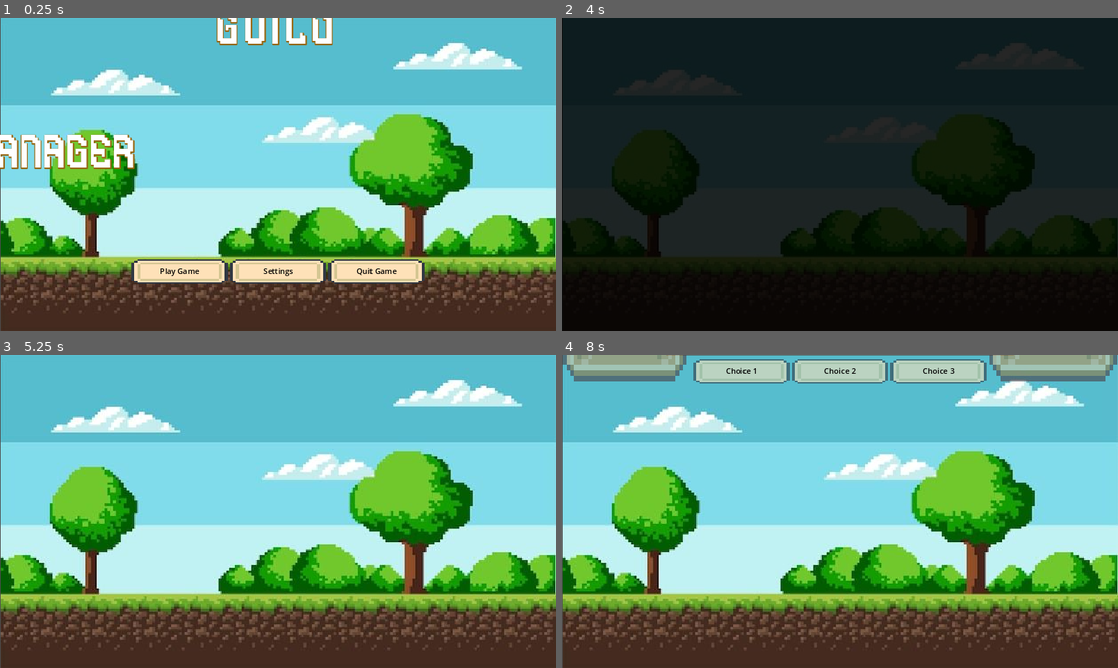
Above: before the commit, frames 1-4 (two rows, left to right).
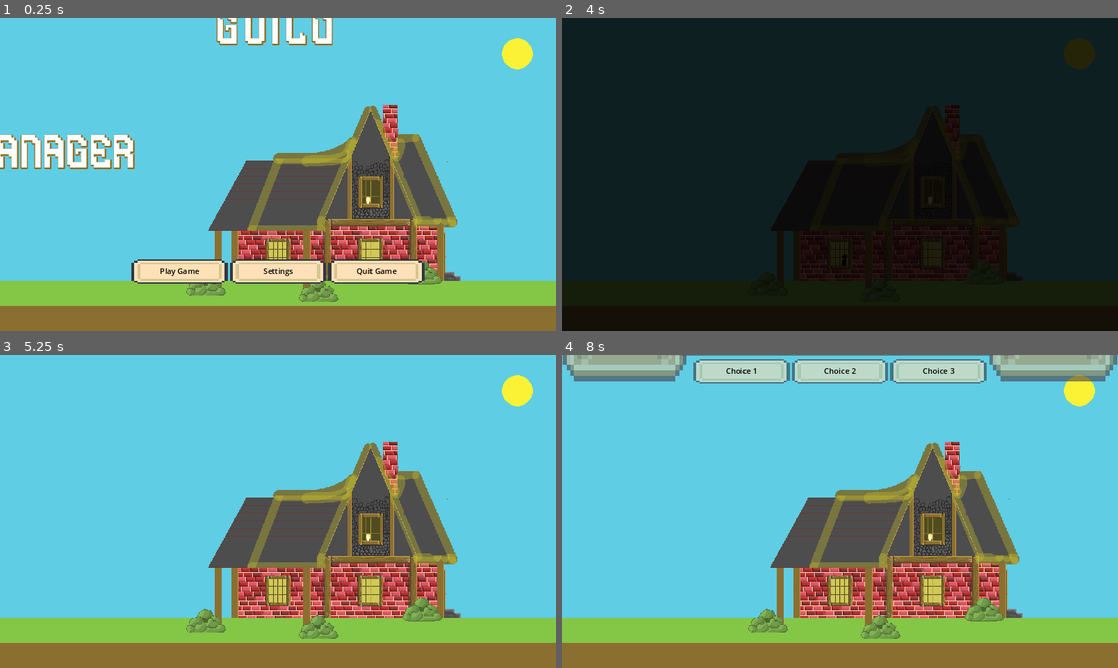
Above: after the commit, the same moments.

Repository: oznoGo7/guildManager
Game: Godot game, scene res://UI/2D Scenes/menu.tscn
Two runs of this game, one before a commit and one after it. Both use one fixed random seed, a clock stepped at 60 frames per second and the inputs below. Sound files missing from this copy of the repository are replaced by a short silence.
Inputs (mouse positions are in pixels of both pictures, inside the frame that each line leads up to):
- Up to frame 1 (0.25 s): no input
- Up to frame 2 (4 s): click "Settings" at 0.5 s; click "Back" at 1.25 s; click "Main Menu" at 2 s; click "Play Game" at 2.75 s; click "Play Game" at 3.5 s
- Up to frame 3 (5.25 s): move the mouse to (400, 495) at 4.27 s; move the mouse to (166, 527) at 5.02 s
- Up to frame 4 (8 s): tap Enter at 5.75, 7.25 s; move the mouse to (895, 442) at 5.77 s; tap Space at 6.5 s; move the mouse to (812, 574) at 6.52 s; move the mouse to (1006, 558) at 7.27 s

The runs differ from the first frame. In frame 1, 70% of the frame differs, in the area x 0-100%, y 0-100%; in frame 2, 19%; in frame 3, 76%; in frame 4, 76%.

Commit message:
Graphic Overhaul and bug fixes
Major overhaul using heathers graphics and animations

Diff:
--- /dev/null
+++ b/Artwork/Sprites/Window.tres
@@ -0,0 +1,319 @@
+[gd_resource type="SpriteFrames" load_steps=46 format=3 uid="uid://bhqmsqisx4ul3"]
+
+[ext_resource type="Texture2D" uid="uid://cdyv6h4p2ya85" path="res://Artwork/Sprites/Background/Window Sill Walk-by-Sheet.png" id="1_q7ewm"]
+
+[sub_resource type="AtlasTexture" id="AtlasTexture_kf2hh"]
+atlas = ExtResource("1_q7ewm")
+region = Rect2(0, 0, 36, 48)
+
+[sub_resource type="AtlasTexture" id="AtlasTexture_v7bb4"]
+atlas = ExtResource("1_q7ewm")
+region = Rect2(36, 0, 36, 48)
+
+[sub_resource type="AtlasTexture" id="AtlasTexture_1ln11"]
+atlas = ExtResource("1_q7ewm")
+region = Rect2(72, 0, 36, 48)
+
+[sub_resource type="AtlasTexture" id="AtlasTexture_rdli6"]
+atlas = ExtResource("1_q7ewm")
+region = Rect2(108, 0, 36, 48)
+
+[sub_resource type="AtlasTexture" id="AtlasTexture_ql462"]
+atlas = ExtResource("1_q7ewm")
+region = Rect2(144, 0, 36, 48)
+
+[sub_resource type="AtlasTexture" id="AtlasTexture_og02u"]
+atlas = ExtResource("1_q7ewm")
+region = Rect2(180, 0, 36, 48)
+
+[sub_resource type="AtlasTexture" id="AtlasTexture_rv74g"]
+atlas = ExtResource("1_q7ewm")
+region = Rect2(216, 0, 36, 48)
+
+[sub_resource type="AtlasTexture" id="AtlasTexture_idn5w"]
+atlas = ExtResource("1_q7ewm")
+region = Rect2(252, 0, 36, 48)
+
+[sub_resource type="AtlasTexture" id="AtlasTexture_eqjh4"]
+atlas = ExtResource("1_q7ewm")
+region = Rect2(288, 0, 36, 48)
+
+[sub_resource type="AtlasTexture" id="AtlasTexture_6qgys"]
+atlas = ExtResource("1_q7ewm")
+region = Rect2(324, 0, 36, 48)
+
+[sub_resource type="AtlasTexture" id="AtlasTexture_6iiol"]
+atlas = ExtResource("1_q7ewm")
+region = Rect2(360, 0, 36, 48)
+
+[sub_resource type="AtlasTexture" id="AtlasTexture_ylb18"]
+atlas = ExtResource("1_q7ewm")
+region = Rect2(396, 0, 36, 48)
+
+[sub_resource type="AtlasTexture" id="AtlasTexture_bawns"]
+atlas = ExtResource("1_q7ewm")
+region = Rect2(432, 0, 36, 48)
+
+[sub_resource type="AtlasTexture" id="AtlasTexture_mvdtq"]
+atlas = ExtResource("1_q7ewm")
+region = Rect2(468, 0, 36, 48)
+
+[sub_resource type="AtlasTexture" id="AtlasTexture_bypmx"]
+atlas = ExtResource("1_q7ewm")
+region = Rect2(504, 0, 36, 48)
+
+[sub_resource type="AtlasTexture" id="AtlasTexture_sgw81"]
+atlas = ExtResource("1_q7ewm")
+region = Rect2(540, 0, 36, 48)
+
+[sub_resource type="AtlasTexture" id="AtlasTexture_q4084"]
+atlas = ExtResource("1_q7ewm")
+region = Rect2(576, 0, 36, 48)
+
+[sub_resource type="AtlasTexture" id="AtlasTexture_2n06e"]
+atlas = ExtResource("1_q7ewm")
+region = Rect2(612, 0, 36, 48)
+
+[sub_resource type="AtlasTexture" id="AtlasTexture_artug"]
+atlas = ExtResource("1_q7ewm")
+region = Rect2(648, 0, 36, 48)
+
+[sub_resource type="AtlasTexture" id="AtlasTexture_8aq1o"]
+atlas = ExtResource("1_q7ewm")
+region = Rect2(684, 0, 36, 48)
+
+[sub_resource type="AtlasTexture" id="AtlasTexture_ya2ra"]
+atlas = ExtResource("1_q7ewm")
+region = Rect2(720, 0, 36, 48)
+
+[sub_resource type="AtlasTexture" id="AtlasTexture_e47ts"]
+atlas = ExtResource("1_q7ewm")
+region = Rect2(756, 0, 36, 48)
+
+[sub_resource type="AtlasTexture" id="AtlasTexture_42ve5"]
+atlas = ExtResource("1_q7ewm")
+region = Rect2(792, 0, 36, 48)
+
+[sub_resource type="AtlasTexture" id="AtlasTexture_jxyo2"]
+atlas = ExtResource("1_q7ewm")
+region = Rect2(828, 0, 36, 48)
+
+[sub_resource type="AtlasTexture" id="AtlasTexture_lhgcc"]
+atlas = ExtResource("1_q7ewm")
+region = Rect2(864, 0, 36, 48)
+
+[sub_resource type="AtlasTexture" id="AtlasTexture_ynjsx"]
+atlas = ExtResource("1_q7ewm")
+region = Rect2(900, 0, 36, 48)
+
+[sub_resource type="AtlasTexture" id="AtlasTexture_kw1tn"]
+atlas = ExtResource("1_q7ewm")
+region = Rect2(936, 0, 36, 48)
+
+[sub_resource type="AtlasTexture" id="AtlasTexture_vtpyi"]
+atlas = ExtResource("1_q7ewm")
+region = Rect2(972, 0, 36, 48)
+
+[sub_resource type="AtlasTexture" id="AtlasTexture_8pwn1"]
+atlas = ExtResource("1_q7ewm")
+region = Rect2(1008, 0, 36, 48)
+
+[sub_resource type="AtlasTexture" id="AtlasTexture_jkbua"]
+atlas = ExtResource("1_q7ewm")
+region = Rect2(1044, 0, 36, 48)
+
+[sub_resource type="AtlasTexture" id="AtlasTexture_81uhy"]
+atlas = ExtResource("1_q7ewm")
+region = Rect2(1080, 0, 36, 48)
+
+[sub_resource type="AtlasTexture" id="AtlasTexture_xvv6c"]
+atlas = ExtResource("1_q7ewm")
+region = Rect2(1116, 0, 36, 48)
+
+[sub_resource type="AtlasTexture" id="AtlasTexture_aajgk"]
+atlas = ExtResource("1_q7ewm")
+region = Rect2(1152, 0, 36, 48)
+
+[sub_resource type="AtlasTexture" id="AtlasTexture_xje2i"]
+atlas = ExtResource("1_q7ewm")
+region = Rect2(1188, 0, 36, 48)
+
+[sub_resource type="AtlasTexture" id="AtlasTexture_p1poq"]
+atlas = ExtResource("1_q7ewm")
+region = Rect2(1224, 0, 36, 48)
+
+[sub_resource type="AtlasTexture" id="AtlasTexture_pipyv"]
+atlas = ExtResource("1_q7ewm")
+region = Rect2(1260, 0, 36, 48)
+
+[sub_resource type="AtlasTexture" id="AtlasTexture_hd8ob"]
+atlas = ExtResource("1_q7ewm")
+region = Rect2(1296, 0, 36, 48)
+
+[sub_resource type="AtlasTexture" id="AtlasTexture_mr78d"]
+atlas = ExtResource("1_q7ewm")
+region = Rect2(1332, 0, 36, 48)
+
+[sub_resource type="AtlasTexture" id="AtlasTexture_bmruw"]
+atlas = ExtResource("1_q7ewm")
+region = Rect2(1368, 0, 36, 48)
+
+[sub_resource type="AtlasTexture" id="AtlasTexture_y54si"]
+atlas = ExtResource("1_q7ewm")
+region = Rect2(1404, 0, 36, 48)
+
+[sub_resource type="AtlasTexture" id="AtlasTexture_8rrna"]
+atlas = ExtResource("1_q7ewm")
+region = Rect2(1440, 0, 36, 48)
+
+[sub_resource type="AtlasTexture" id="AtlasTexture_qigg6"]
+atlas = ExtResource("1_q7ewm")
+region = Rect2(1476, 0, 36, 48)
+
+[sub_resource type="AtlasTexture" id="AtlasTexture_ujxjl"]
+atlas = ExtResource("1_q7ewm")
+region = Rect2(1512, 0, 36, 48)
+
+[sub_resource type="AtlasTexture" id="AtlasTexture_qegqa"]
+atlas = ExtResource("1_q7ewm")
+region = Rect2(1548, 0, 36, 48)
+
+[resource]
+animations = [{
+"frames": [{
+"duration": 1.0,
+"texture": SubResource("AtlasTexture_kf2hh")
+}, {
+"duration": 1.0,
+"texture": SubResource("AtlasTexture_v7bb4")
+}, {
+"duration": 1.0,
+"texture": SubResource("AtlasTexture_1ln11")
+}, {
+"duration": 1.0,
+"texture": SubResource("AtlasTexture_rdli6")
+}, {
+"duration": 1.0,
+"texture": SubResource("AtlasTexture_ql462")
+}, {
+"duration": 1.0,
+"texture": SubResource("AtlasTexture_og02u")
+}, {
+"duration": 1.0,
+"texture": SubResource("AtlasTexture_rv74g")
+}, {
+"duration": 1.0,
+"texture": SubResource("AtlasTexture_idn5w")
+}, {
+"duration": 1.0,
+"texture": SubResource("AtlasTexture_eqjh4")
+}, {
+"duration": 1.0,
+"texture": SubResource("AtlasTexture_6qgys")
+}, {
+"duration": 1.0,
+"texture": SubResource("AtlasTexture_6iiol")
+}, {
+"duration": 1.0,
+"texture": SubResource("AtlasTexture_ylb18")
+}, {
+"duration": 1.0,
+"texture": SubResource("AtlasTexture_bawns")
+}, {
+"duration": 1.0,
+"texture": SubResource("AtlasTexture_mvdtq")
+}, {
+"duration": 1.0,
+"texture": SubResource("AtlasTexture_bypmx")
+}, {
+"duration": 1.0,
+"texture": SubResource("AtlasTexture_sgw81")
+}, {
+"duration": 1.0,
+"texture": SubResource("AtlasTexture_q4084")
+}, {
+"duration": 1.0,
+"texture": SubResource("AtlasTexture_2n06e")
+}, {
+"duration": 1.0,
+"texture": SubResource("AtlasTexture_artug")
+}, {
+"duration": 1.0,
+"texture": SubResource("AtlasTexture_8aq1o")
+}, {
+"duration": 1.0,
+"texture": SubResource("AtlasTexture_ya2ra")
+}, {
+"duration": 1.0,
+"texture": SubResource("AtlasTexture_e47ts")
+}, {
+"duration": 1.0,
+"texture": SubResource("AtlasTexture_42ve5")
+}, {
+"duration": 1.0,
+"texture": SubResource("AtlasTexture_jxyo2")
+}, {
+"duration": 1.0,
+"texture": SubResource("AtlasTexture_lhgcc")
+}, {
+"duration": 1.0,
+"texture": SubResource("AtlasTexture_ynjsx")
+}, {
+"duration": 1.0,
+"texture": SubResource("AtlasTexture_kw1tn")
+}, {
+"duration": 1.0,
+"texture": SubResource("AtlasTexture_vtpyi")
+}, {
+"duration": 1.0,
+"texture": SubResource("AtlasTexture_8pwn1")
+}, {
+"duration": 1.0,
+"texture": SubResource("AtlasTexture_jkbua")
+}, {
+"duration": 1.0,
+"texture": SubResource("AtlasTexture_81uhy")
+}, {
+"duration": 1.0,
+"texture": SubResource("AtlasTexture_xvv6c")
+}, {
+"duration": 1.0,
+"texture": SubResource("AtlasTexture_aajgk")
+}, {
+"duration": 1.0,
+"texture": SubResource("AtlasTexture_xje2i")
+}, {
+"duration": 1.0,
+"texture": SubResource("AtlasTexture_p1poq")
+}, {
+"duration": 1.0,
+"texture": SubResource("AtlasTexture_pipyv")
+}, {
+"duration": 1.0,
+"texture": SubResource("AtlasTexture_hd8ob")
+}, {
+"duration": 1.0,
+"texture": SubResource("AtlasTexture_mr78d")
+}, {
+"duration": 1.0,
+"texture": SubResource("AtlasTexture_bmruw")
+}, {
+"duration": 1.0,
+"texture": SubResource("AtlasTexture_y54si")
+}, {
+"duration": 1.0,
+"texture": SubResource("AtlasTexture_8rrna")
+}, {
+"duration": 1.0,
+"texture": SubResource("AtlasTexture_qigg6")
+}, {
+"duration": 1.0,
+"texture": SubResource("AtlasTexture_ujxjl")
+}, {
+"duration": 1.0,
+"texture": SubResource("AtlasTexture_qegqa")
+}],
+"loop": true,
+"name": &"Window Walk",
+"speed": 5.0
+}]
--- a/Game Scenes/game_scene.tscn
+++ b/Game Scenes/game_scene.tscn
@@ -14,8 +14,9 @@
 [ext_resource type="Texture2D" uid="uid://6hh016q1sx57" path="res://Artwork/UI/ValueBar_128x16.png" id="8_sgcg1"]
 [ext_resource type="Script" path="res://Game Scenes/guild_stats.gd" id="9_ij47d"]
 [ext_resource type="Texture2D" uid="uid://copiser3da2mr" path="res://Artwork/UI/ValueBlue_120x8.png" id="9_op4ep"]
-[ext_resource type="Texture2D" uid="uid://book7a248tnpj" path="res://Artwork/Sprites/IDLE.png" id="9_xm61m"]
+[ext_resource type="Texture2D" uid="uid://book7a248tnpj" path="res://Artwork/Sprites/Adventurer/IDLE.png" id="9_xm61m"]
 [ext_resource type="Texture2D" uid="uid://bmskdhi32s63o" path="res://Artwork/UI/ValueRed_120x8.png" id="10_ex2ks"]
+[ext_resource type="Texture2D" uid="uid://bw02n1a3u85bg" path="res://Artwork/Sprites/Church Book/book_06g.png" id="11_ui3nx"]
 [ext_resource type="Script" path="res://Game Scenes/guild_xp_bar.gd" id="14_2dm2u"]
 [ext_resource type="Script" path="res://Game Scenes/build_stats.gd" id="14_gkfxq"]
 [ext_resource type="PackedScene" uid="uid://js3538ytpx8l" path="res://UI/Labels/SettingsTitle.tscn" id="14_pgn0j"]
@@ -72,9 +73,14 @@
 "values": [1]
 }
 
+[sub_resource type="Animation" id="Animation_tn2wb"]
+resource_name = "Book"
+step = 0.1
+
 [sub_resource type="AnimationLibrary" id="AnimationLibrary_mwv3v"]
 _data = {
 "Adventurer": SubResource("Animation_2d6th"),
+"Book": SubResource("Animation_tn2wb"),
 "RESET": SubResource("Animation_1ee4s")
 }
 
@@ -168,6 +174,8 @@
 "speed": 5.0
 }]
 
+[sub_resource type="Theme" id="Theme_ee5yl"]
+
 [sub_resource type="StyleBoxTexture" id="StyleBoxTexture_mmif4"]
 texture = ExtResource("7_twdi5")
 modulate_color = Color(1, 1, 1, 0.6)
@@ -434,12 +442,12 @@
 anchor_right = 0.5
 anchor_bottom = 0.5
 offset_left = -304.0
-offset_top = -263.0
+offset_top = -231.5
 offset_right = 304.0
-offset_bottom = 263.0
-grow_horizontal = 2
-grow_vertical = 2
-theme_override_constants/separation = 20
+offset_bottom = 294.5
+grow_horizontal = 2
+grow_vertical = 2
+theme_override_constants/separation = 15
 alignment = 1
 
 [node name="Label" type="Label" parent="Level Up Options/VBoxContainer"]
@@ -488,6 +496,7 @@
 [node name="Increase Rep BTN" type="Button" parent="Level Up Options/VBoxContainer/HBoxContainer"]
 custom_minimum_size = Vector2(200, 400)
 layout_mode = 2
+theme = SubResource("Theme_ee5yl")
 
 [node name="Increase Rep LBL" type="Label" parent="Level Up Options/VBoxContainer/HBoxContainer/Increase Rep BTN"]
 layout_mode = 1
@@ -503,13 +512,20 @@
 grow_vertical = 0
 theme_override_colors/font_shadow_color = Color(0, 0, 0, 1)
 theme_override_constants/shadow_outline_size = 10
-text = "Increase Reputation with the Town (40%)
+text = "Donate to the Church Reputation +40%
 Cost 1000"
 horizontal_alignment = 1
 autowrap_mode = 2
 
+[node name="Sprite2D" type="Sprite2D" parent="Level Up Options/VBoxContainer/HBoxContainer/Increase Rep BTN"]
+position = Vector2(101, 175)
+scale = Vector2(2.5, 2.5)
+texture = ExtResource("11_ui3nx")
+
 [node name="Skip" type="Button" parent="Level Up Options/VBoxContainer"]
 layout_mode = 2
+theme_override_colors/font_outline_color = Color(0, 0, 0, 1)
+theme_override_constants/outline_size = 10
 text = "SKIP"
 
 [node name="Weekly Scenario Vbox" type="VBoxContainer" parent="."]
--- a/Manager/game_manager.gd
+++ b/Manager/game_manager.gd
@@ -246,7 +246,7 @@
 	option_1_lbl.text = "Choice 1: Send Adventurers (" + str(Globals.guild_members_needed) + " needed)"
 	option_2_lbl.text = "Choice 2: Negotiate a higher price (50% Success Rate)"
 	option_3_lbl.text = "Choice 3: Ignore the request"
-	reward_lbl.text = "Reward: " + str(current_scenario["reward"]) + " gold and " + str(current_scenario["xp"]) + " XP."
+	reward_lbl.text = "Reward: " + str(round(current_scenario["reward"])) + " gold and " + str(current_scenario["xp"]) + " XP."
 	choice_control_box.visible = true
 
 
@@ -280,7 +280,7 @@
 	if random_chance > 10:
 		print("Negotiated terms. Reward increased by x2!")
 		current_scenario["reward"] *= 1.25
-		reward_lbl.text = "Reward: " + str(current_scenario["reward"]) + " gold and " + str(current_scenario["xp"]) + " XP."
+		reward_lbl.text = "Reward: " + str(round(current_scenario["reward"])) + " gold and " + str(current_scenario["xp"]) + " XP."
 	else:
 		print("Failed Negotiations. Client has fled")
 		Globals.quests_left -= 1
@@ -507,6 +507,7 @@
 		move_quest_details_list()
 		weekly_scenario_vbox.visible = false
 	else:
+		$Audio.present_scenario_timer.stop()
 		quest_details_list.visible = false
 		eod.visible = false
 		game_over.visible = true
--- a/Manager/globals.gd
+++ b/Manager/globals.gd
@@ -134,6 +134,8 @@
 	else:
 		print("No Data Saved")
 		guild_xp = 0
+		get_tree().get_first_node_in_group("Guild XP Bar").value = 0
+		get_tree().get_first_node_in_group("Town Reputation Bar").value = .75
 		guild_level = 1
 		guild_gold = 100
 		guild_members_left = 5
--- a/UI/2D Scenes/menu_layout_ctrl.gd
+++ b/UI/2D Scenes/menu_layout_ctrl.gd
@@ -1,4 +1,9 @@
 extends Control
+
+
+@onready var window_walk_1: AnimationPlayer = $"Background/Window 1/Window Walk 1"
+@onready var window_walk_2: AnimationPlayer = $"Background/Window 2/Window Walk 2"
+
 
 func _ready() -> void:
 	Globals.load_data()
@@ -18,3 +23,14 @@
 	$"Title Labels/L".move_title_label()
 	$"Title Labels/D".move_title_label()
 	$"Title Labels/Manager".move_title_label()
+
+
+
+func _on_window_walking_1_timeout() -> void:
+	$"Background/Window 1/Window walking 1".wait_time = randi() % 60 + 20
+	window_walk_1.play("Window Walk 1")
+
+
+func _on_window_walking_2_timeout() -> void:
+	$"Background/Window 2/Window walking 2".wait_time = randi() % 60 + 30
+	window_walk_2.play("Window Walk 2")
--- a/UI/2D Scenes/menu_layout_ctrl.tscn
+++ b/UI/2D Scenes/menu_layout_ctrl.tscn
@@ -1,26 +1,119 @@
-[gd_scene load_steps=9 format=3 uid="uid://blwyokhup48vq"]
+[gd_scene load_steps=14 format=3 uid="uid://blwyokhup48vq"]
 
 [ext_resource type="PackedScene" uid="uid://iyc288nhvx4t" path="res://Game Scenes/game_scene.tscn" id="1_1mimh"]
 [ext_resource type="Script" path="res://UI/2D Scenes/menu_layout_ctrl.gd" id="1_goreh"]
 [ext_resource type="PackedScene" uid="uid://rso3gymj47gc" path="res://UI/Buttons/Menu_Buttons.tscn" id="1_igv0p"]
-[ext_resource type="Texture2D" uid="uid://dak1vievjl2q8" path="res://Artwork/Background/temp background.jpg" id="2_kslc7"]
+[ext_resource type="Texture2D" uid="uid://d31ys5rw6kgtj" path="res://Artwork/Background/Background House.png" id="2_k6tng"]
+[ext_resource type="SpriteFrames" uid="uid://bhqmsqisx4ul3" path="res://Artwork/Sprites/Window.tres" id="3_o2kqx"]
 [ext_resource type="PackedScene" uid="uid://cc37y4dw05u16" path="res://UI/Labels/Title/Title Label.tscn" id="3_seatt"]
 [ext_resource type="PackedScene" uid="uid://boicpk5r3jko7" path="res://Game Scenes/animation_controller.tscn" id="6_6qa1m"]
 
-[sub_resource type="AtlasTexture" id="AtlasTexture_u1vs4"]
-atlas = ExtResource("2_kslc7")
-region = Rect2(0, 0, 626, 372)
+[sub_resource type="AtlasTexture" id="AtlasTexture_kgwqm"]
+atlas = ExtResource("2_k6tng")
+region = Rect2(0, 0, 1152, 648)
 
 [sub_resource type="SpriteFrames" id="SpriteFrames_0r1u7"]
 animations = [{
 "frames": [{
 "duration": 1.0,
-"texture": SubResource("AtlasTexture_u1vs4")
+"texture": SubResource("AtlasTexture_kgwqm")
 }],
 "loop": true,
 "name": &"default",
 "speed": 5.0
 }]
+
+[sub_resource type="Animation" id="Animation_ke05n"]
+resource_name = "Window Walk 1"
+length = 5.0
+step = 0.1
+tracks/0/type = "value"
+tracks/0/imported = false
+tracks/0/enabled = true
+tracks/0/path = NodePath("Window 1:sprite_frames")
+tracks/0/interp = 1
+tracks/0/loop_wrap = true
+tracks/0/keys = {
+"times": PackedFloat32Array(0),
+"transitions": PackedFloat32Array(1),
+"update": 1,
+"values": [ExtResource("3_o2kqx")]
+}
+tracks/1/type = "value"
+tracks/1/imported = false
+tracks/1/enabled = true
+tracks/1/path = NodePath("Window 1:frame")
+tracks/1/interp = 1
+tracks/1/loop_wrap = true
+tracks/1/keys = {
+"times": PackedFloat32Array(0, 0.1, 0.2, 0.3, 0.4, 0.5, 0.6, 0.7, 0.8, 0.9, 1, 1.1, 1.2, 1.3, 1.4, 1.5, 1.6, 1.7, 1.8, 1.9, 2, 2.1, 2.2, 2.3, 2.4, 2.5, 2.6, 2.7, 2.8, 2.9, 3, 3.1, 3.2, 3.3, 3.4, 3.5, 3.6, 3.7, 3.8, 3.9, 4, 4.1, 4.2, 4.3),
+"transitions": PackedFloat32Array(1, 1, 1, 1, 1, 1, 1, 1, 1, 1, 1, 1, 1, 1, 1, 1, 1, 1, 1, 1, 1, 1, 1, 1, 1, 1, 1, 1, 1, 1, 1, 1, 1, 1, 1, 1, 1, 1, 1, 1, 1, 1, 1, 1),
+"update": 1,
+"values": [0, 1, 2, 3, 4, 5, 6, 7, 8, 9, 10, 11, 12, 13, 14, 15, 16, 17, 18, 19, 20, 21, 22, 23, 24, 25, 26, 27, 28, 29, 30, 31, 32, 33, 34, 35, 36, 37, 38, 39, 40, 41, 42, 43]
+}
+
+[sub_resource type="Animation" id="Animation_sa7by"]
+length = 0.001
+tracks/0/type = "value"
+tracks/0/imported = false
+tracks/0/enabled = true
+tracks/0/path = NodePath("Window 1:frame")
+tracks/0/interp = 1
+tracks/0/loop_wrap = true
+tracks/0/keys = {
+"times": PackedFloat32Array(0),
+"transitions": PackedFloat32Array(1),
+"update": 1,
+"values": [1]
+}
+tracks/1/type = "value"
+tracks/1/imported = false
+tracks/1/enabled = true
+tracks/1/path = NodePath("Window 2:frame")
+tracks/1/interp = 1
+tracks/1/loop_wrap = true
+tracks/1/keys = {
+"times": PackedFloat32Array(0),
+"transitions": PackedFloat32Array(1),
+"update": 1,
+"values": [0]
+}
+
+[sub_resource type="Animation" id="Animation_7gru8"]
+resource_name = "Window Walk 2"
+length = 5.0
+step = 0.1
+tracks/0/type = "value"
+tracks/0/imported = false
+tracks/0/enabled = true
+tracks/0/path = NodePath("Window 2:sprite_frames")
+tracks/0/interp = 1
+tracks/0/loop_wrap = true
+tracks/0/keys = {
+"times": PackedFloat32Array(0),
+"transitions": PackedFloat32Array(1),
+"update": 1,
+"values": [ExtResource("3_o2kqx")]
+}
+tracks/1/type = "value"
+tracks/1/imported = false
+tracks/1/enabled = true
+tracks/1/path = NodePath("Window 2:frame")
+tracks/1/interp = 1
+tracks/1/loop_wrap = true
+tracks/1/keys = {
+"times": PackedFloat32Array(0, 0.0999999, 0.2, 0.3, 0.4, 0.5, 0.6, 0.7, 0.8, 0.9, 1, 1.1, 1.2, 1.3, 1.4, 1.5, 1.6, 1.7, 1.8, 1.9, 2, 2.1, 2.2, 2.3, 2.4, 2.5, 2.6, 2.7, 2.8, 2.9, 3, 3.1, 3.2, 3.3, 3.4, 3.5, 3.6, 3.7, 3.8, 3.9, 4, 4.1, 4.2, 4.3),
+"transitions": PackedFloat32Array(1, 1, 1, 1, 1, 1, 1, 1, 1, 1, 1, 1, 1, 1, 1, 1, 1, 1, 1, 1, 1, 1, 1, 1, 1, 1, 1, 1, 1, 1, 1, 1, 1, 1, 1, 1, 1, 1, 1, 1, 1, 1, 1, 1),
+"update": 1,
+"values": [0, 1, 2, 3, 4, 5, 6, 7, 8, 9, 10, 11, 12, 13, 14, 15, 16, 17, 18, 19, 20, 21, 22, 23, 24, 25, 26, 27, 28, 29, 30, 31, 32, 33, 34, 35, 36, 37, 38, 39, 40, 41, 42, 43]
+}
+
+[sub_resource type="AnimationLibrary" id="AnimationLibrary_aec0d"]
+_data = {
+"RESET": SubResource("Animation_sa7by"),
+"Window Walk 1": SubResource("Animation_ke05n"),
+"Window Walk 2": SubResource("Animation_7gru8")
+}
 
 [node name="Menu Layout_CTRL" type="Control"]
 layout_mode = 3
@@ -33,10 +126,39 @@
 
 [node name="Background" type="Node2D" parent="."]
 
-[node name="AnimatedSprite2D" type="AnimatedSprite2D" parent="Background"]
-position = Vector2(576.5, 324)
-scale = Vector2(1.83866, 1.74194)
+[node name="Whole Background" type="AnimatedSprite2D" parent="Background"]
+position = Vector2(576, 324)
 sprite_frames = SubResource("SpriteFrames_0r1u7")
+
+[node name="Window 1" type="AnimatedSprite2D" parent="Background"]
+position = Vector2(576, 488)
+sprite_frames = ExtResource("3_o2kqx")
+animation = &"Window Walk"
+frame = 1
+
+[node name="Window walking 1" type="Timer" parent="Background/Window 1"]
+autostart = true
+
+[node name="Window Walk 1" type="AnimationPlayer" parent="Background/Window 1"]
+root_node = NodePath("../..")
+libraries = {
+"": SubResource("AnimationLibrary_aec0d")
+}
+
+[node name="Window 2" type="AnimatedSprite2D" parent="Background"]
+position = Vector2(768, 488)
+sprite_frames = ExtResource("3_o2kqx")
+animation = &"Window Walk"
+
+[node name="Window walking 2" type="Timer" parent="Background/Window 2"]
+wait_time = 10.0
+autostart = true
+
+[node name="Window Walk 2" type="AnimationPlayer" parent="Background/Window 2"]
+root_node = NodePath("../..")
+libraries = {
+"": SubResource("AnimationLibrary_aec0d")
+}
 
 [node name="Title Labels" type="Control" parent="." groups=["Title Labels"]]
 layout_mode = 1
@@ -138,4 +260,6 @@
 layout_mode = 2
 anchors_preset = 0
 
+[connection signal="timeout" from="Background/Window 1/Window walking 1" to="." method="_on_window_walking_1_timeout"]
+[connection signal="timeout" from="Background/Window 2/Window walking 2" to="." method="_on_window_walking_2_timeout"]
 [connection signal="timeout" from="Title Labels/Title Timer" to="." method="_on_title_timer_timeout"]
Binary file added: Artwork/Background/Background House.png
Not shown, added: Artwork/Background/Background House.png.import
Renamed: Artwork/Sprites/IDLE.png -> Artwork/Sprites/Adventurer/IDLE.png
Not shown, changed: Artwork/Sprites/Adventurer/IDLE.png.import
Binary file added: Artwork/Sprites/Background/Window Sill Walk-by-Sheet.png
Not shown, added: Artwork/Sprites/Background/Window Sill Walk-by-Sheet.png.import
Binary file added: Artwork/Sprites/Church Book/book_06a.png
Not shown, added: Artwork/Sprites/Church Book/book_06a.png.import
Binary file added: Artwork/Sprites/Church Book/book_06g.png
Not shown, added: Artwork/Sprites/Church Book/book_06g.png.import
Not shown: 1 places in Game Scenes/game_scene.tscn that only renumber resources
